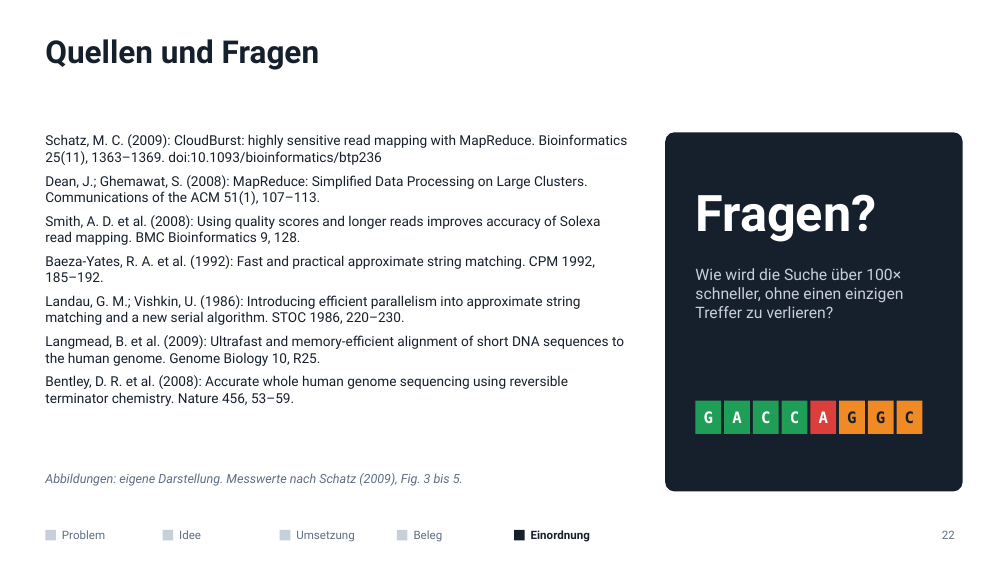
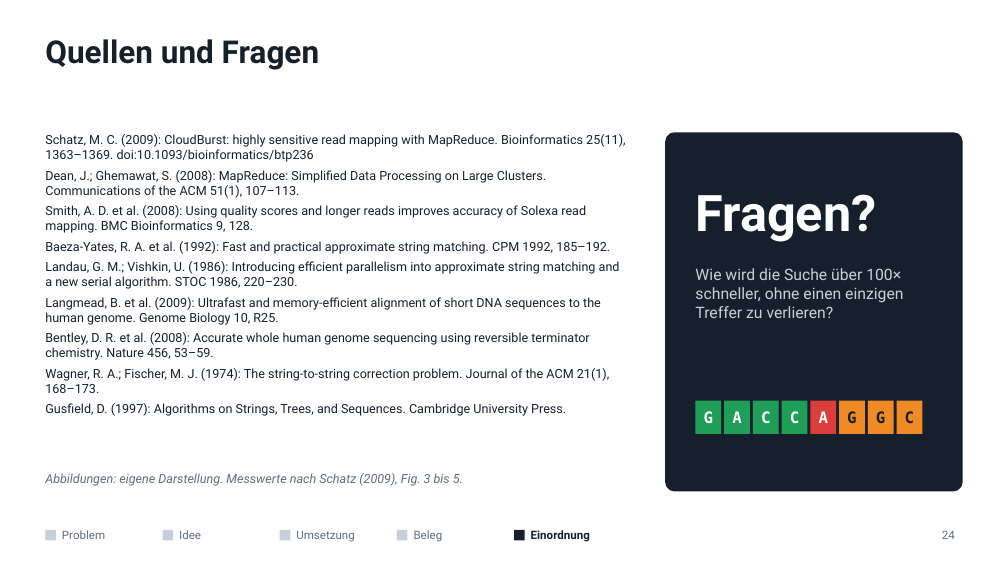
Before and after one commit to mawehl/BigData, a slide deck: slide 24 of CloudBurst_Vortrag.pptx (slide 22 before the commit). Drawn at 1008x567 pixels with LibreOffice and Linux fonts; fonts in the diff are those of the drawing. Boxes give left, top, right and bottom in pixels: in the first picture for what was removed or moved away, otherwise in the second. Text is boxed around its words. In the diff, an @@ line names an element or a change of style, - is before the commit and + after.

```diff
--- a/CloudBurst_Vortrag.pptx
+++ b/CloudBurst_Vortrag.pptx
@@ text at bbox=[45, 134, 625, 360]: size 13 to 12 pt in "Schatz, M. C. (2009): CloudBurst: highly sensitive ...", "Dean, J.; Ghemawat, S. (2008): MapReduce: Simplified ...", "Smith, A. D. et al. (2008): Using ...", "Baeza-Yates, R. A. et al. (1992): Fast ..." and 3 more places; less space between paragraphs @@
@@ text at bbox=[45, 368, 609, 416]: paragraphs added @@
+Wagner, R. A.; Fischer, M. J. (1974): The string-to-string correction problem. Journal of the ACM 21(1), 168–173.
+Gusfield, D. (1997): Algorithms on Strings, Trees, and Sequences. Cambridge University Press.
@@ page number at bbox=[942, 530, 955, 539]: text changed @@
-22
+24
```
Also in this commit, not shown: 7 other slides changed, 8 slides added, 1 slide removed, 1 other file.
